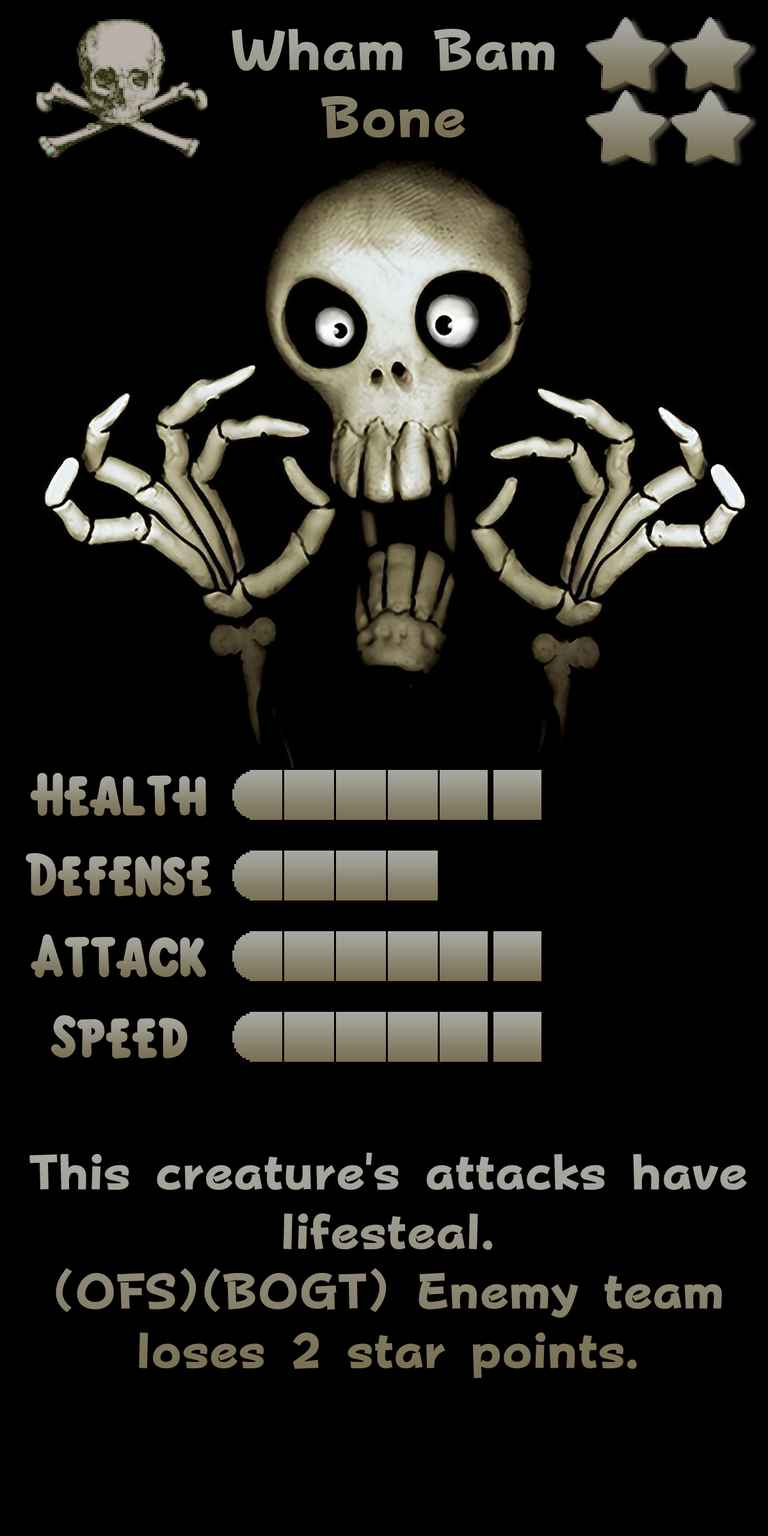
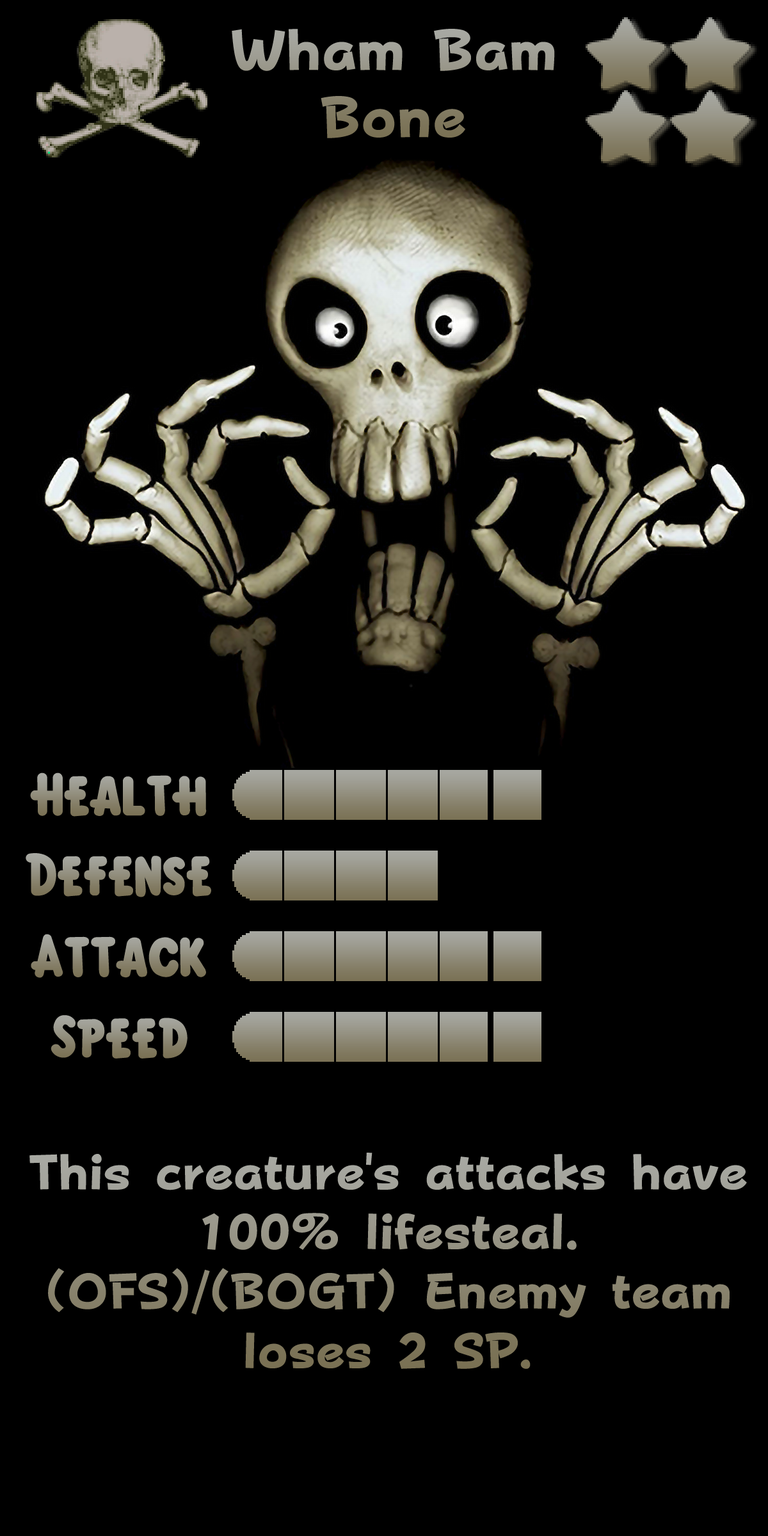
Before/after of a 768px x 1536px layered artwork. What changed in the layer stack:
painted on "Ability" over [left=47, top=1212, right=730, bottom=1379]
